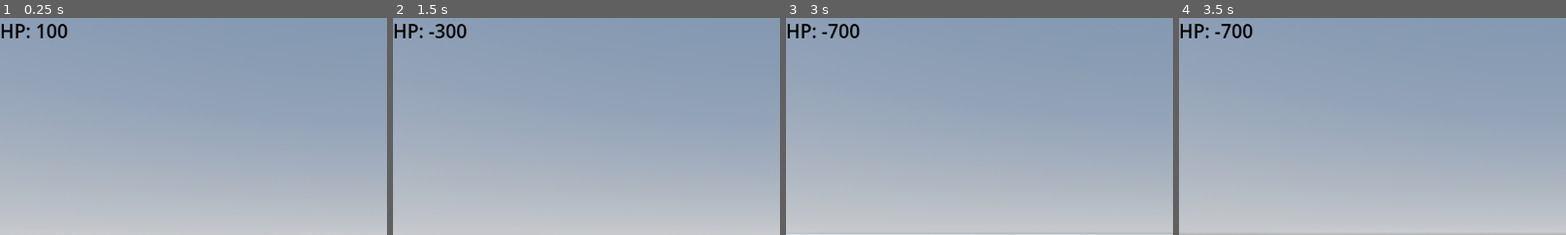
Above: before the commit, frames 1-4 (left to right).
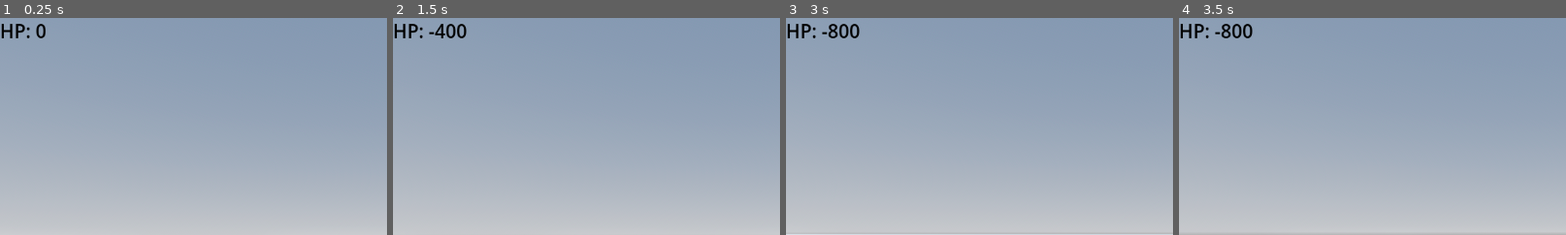
Above: after the commit, the same moments.

Repository: Lrcoder401/3dgameeeee-lukas
Game: Godot game, scene res://node.tscn
Two runs of this game, one before a commit and one after it. Both use one fixed random seed, a clock stepped at 60 frames per second and the inputs below.
Inputs (mouse positions are % of the whole screen's width and height, from its top left):
- Up to frame 1 (0.25 s): no input
- Up to frame 2 (1.5 s): move the mouse to (55, 50) at 0.52 s; hold W (move_forward) from 0.53 s (still down); tap Shift (shoot) at 0.6 s; tap Space (ui_select) at 0.77 s; move the mouse to (45, 50) at 1.27 s; tap J at 1.35 s
- Up to frame 3 (3 s): keep holding W (move_forward); tap Space (ui_select) at 1.52 s; move the mouse to (52, 48) at 2.02 s; tap Shift (shoot) at 2.1 s; move the mouse to (49, 52) at 2.77 s; tap J at 2.85 s
- Up to frame 4 (3.5 s): keep holding W (move_forward); tap Space (ui_select) at 3.02 s
The pictures show only the part of the screen within x 0-50%, y 0-50%; the shares and areas given below are measured in that part.

The runs differ from the first frame. In frame 1, 0.4% of the frame differs, in the area x 9-18%, y 2-10%; in frame 2, 0.1%; in frame 3, 0.1%; in frame 4, 0.1%.

Commit message:
added a health object

Diff:
--- a/cylinder.tscn
+++ b/cylinder.tscn
@@ -21,5 +21,6 @@
 
 [node name="health" type="Node" parent="StaticBody3D"]
 script = ExtResource("2_22uf0")
+maxhealth = 100.0
 
 [connection signal="dead" from="StaticBody3D/health" to="." method="_on_health_dead"]
--- a/enemy.gd
+++ b/enemy.gd
@@ -2,8 +2,8 @@
 @onready var d = $"../Player".position - position
 var scene_to_explosion = preload("res://explosion.tscn")
 # Called when the node enters the scene tree for the first time.
-func _ready() -> void:
-	$"StaticBody3D/health".set_health(8)
+
+
 
 # Called every frame. 'delta' is the elapsed time since the previous frame.
 func _process(delta: float) -> void:
--- /dev/null
+++ b/heal.gd
@@ -0,0 +1,26 @@
+extends MeshInstance3D
+@export var timer: float
+
+# Called when the node enters the scene tree for the first time.
+
+func _ready() -> void:
+	await get_tree().create_timer(timer).timeout
+	#var tween = create_tween()
+	#tween.set_parallel()
+	#tween.tween_property(self, "scale", Vector3(3, 3, 3), 0.5)
+	#tween.tween_property(self, "transparency",1.5,1)
+	#await tween.finished
+	queue_free()
+
+
+
+
+# Called every frame. 'delta' is the elapsed time since the previous frame.
+func _process(delta: float) -> void:
+	pass
+
+
+func _on_area_3d_body_entered(body: Node3D) -> void:
+	var body_health=body.get_node("health")
+	if body_health != null :
+		body_health.heal(20)
--- a/health.gd
+++ b/health.gd
@@ -1,7 +1,8 @@
 extends Node
 
+@export var maxhealth: float
 
-var health
+var health = maxhealth
 signal dead
 func take_damage(value) :
 	health -= value
@@ -9,6 +10,10 @@
 		emit_signal("dead")
 
 
+func heal(value) :
+	if health <= maxhealth :
+		health += value
+
 
 func set_health(value) :
 	health = value
--- /dev/null
+++ b/health.tscn
@@ -0,0 +1,27 @@
+[gd_scene load_steps=5 format=3 uid="uid://8qiuwui8pe1p"]
+
+[ext_resource type="Script" path="res://heal.gd" id="1_cqhre"]
+
+[sub_resource type="StandardMaterial3D" id="StandardMaterial3D_mfc15"]
+albedo_color = Color(0.552941, 0.00392157, 1, 1)
+
+[sub_resource type="SphereMesh" id="SphereMesh_gqy7c"]
+lightmap_size_hint = Vector2i(17, 9)
+material = SubResource("StandardMaterial3D_mfc15")
+radius = 0.25
+height = 0.5
+
+[sub_resource type="SphereShape3D" id="SphereShape3D_qdh0j"]
+radius = 0.25
+
+[node name="Heal" type="MeshInstance3D"]
+transform = Transform3D(1, 0, 0, 0, 1, 0, 0, 0, 1, 0, 1.55339, 0)
+layers = 4
+mesh = SubResource("SphereMesh_gqy7c")
+script = ExtResource("1_cqhre")
+timer = 8.0
+
+[node name="Area3D" type="Area3D" parent="."]
+
+[node name="CollisionShape3D" type="CollisionShape3D" parent="Area3D"]
+shape = SubResource("SphereShape3D_qdh0j")
--- a/node.tscn
+++ b/node.tscn
@@ -1,10 +1,11 @@
-[gd_scene load_steps=17 format=3 uid="uid://b311e8b4nbtd7"]
+[gd_scene load_steps=18 format=3 uid="uid://b311e8b4nbtd7"]
 
 [ext_resource type="Texture2D" uid="uid://dd5jy5kpig2ed" path="res://New Piskel (45).png" id="1_8bwep"]
 [ext_resource type="Texture2D" uid="uid://jbdewxcxd566" path="res://aim.png" id="5_wr2u8"]
 [ext_resource type="PackedScene" uid="uid://7olacclr6lum" path="res://cylinder.tscn" id="7_17tku"]
 [ext_resource type="PackedScene" uid="uid://vsqe6hlgygdr" path="res://explosion.tscn" id="8_58s77"]
 [ext_resource type="PackedScene" uid="uid://d2h8ydru4lqua" path="res://player.tscn" id="8_5040y"]
+[ext_resource type="PackedScene" uid="uid://8qiuwui8pe1p" path="res://health.tscn" id="8_fe8ht"]
 [ext_resource type="PackedScene" uid="uid://ccbihr0mh3a5" path="res://prism.tscn" id="9_d6ppi"]
 [ext_resource type="Script" path="res://spawner.gd" id="11_aarxl"]
 
@@ -119,4 +120,6 @@
 [node name="Player" parent="." instance=ExtResource("8_5040y")]
 transform = Transform3D(1, 0, 0, 0, 1, 0, 0, 0, 1, -12.7985, 2.30031, -1.50676)
 
+[node name="health" parent="." instance=ExtResource("8_fe8ht")]
+
 [connection signal="body_entered" from="explosion/Area3D2" to="explosion" method="_on_area_3d_body_entered"]
--- a/player.gd
+++ b/player.gd
@@ -11,7 +11,6 @@
 # Called when the node enters the scene tree for the first time.
 func _ready() -> void:
 	Input.set_mouse_mode(Input.MOUSE_MODE_CAPTURED) # Replace with function body.
-	$"health".set_health(100)
 	print(get_node("/root/").name)
 
 func _unhandled_input(event) :
--- a/player.tscn
+++ b/player.tscn
@@ -49,6 +49,7 @@
 
 [node name="health" type="Node" parent="."]
 script = ExtResource("5_ov0gt")
+maxhealth = 100.0
 
 [node name="HUD" type="CanvasLayer" parent="."]
 
